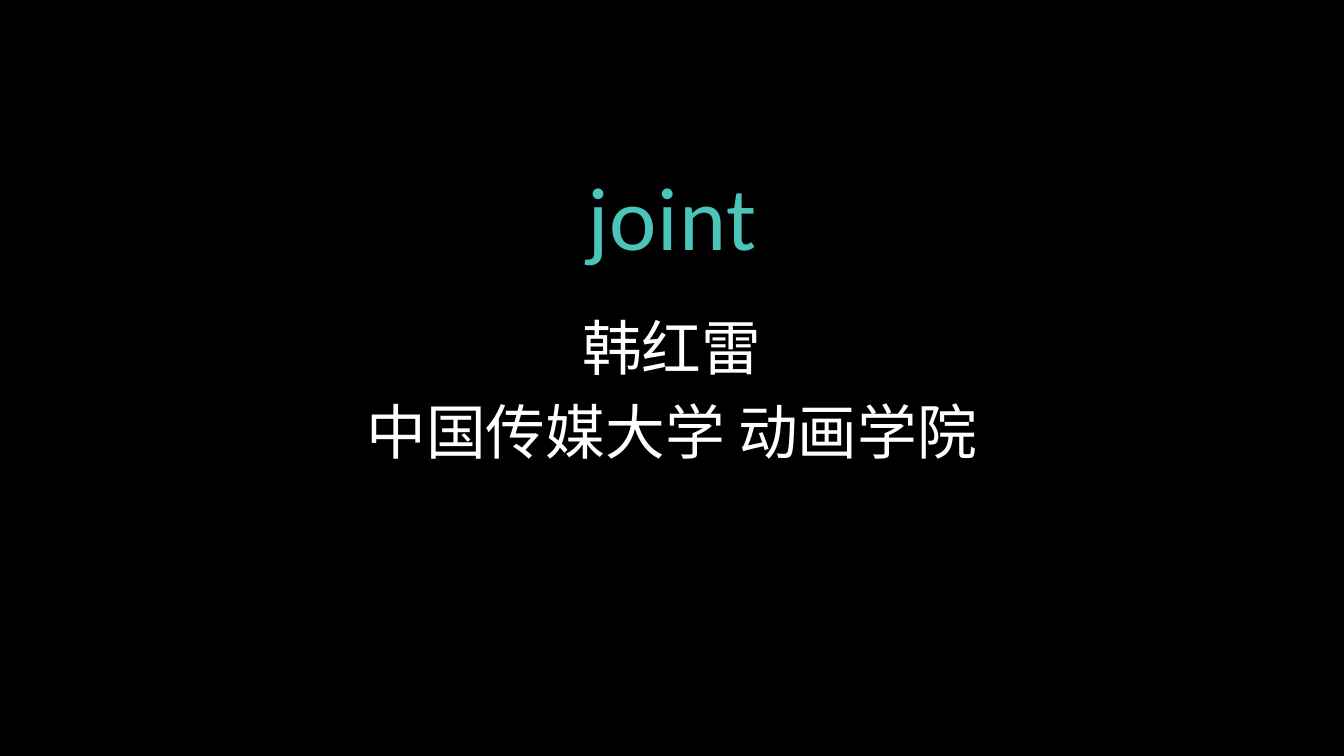
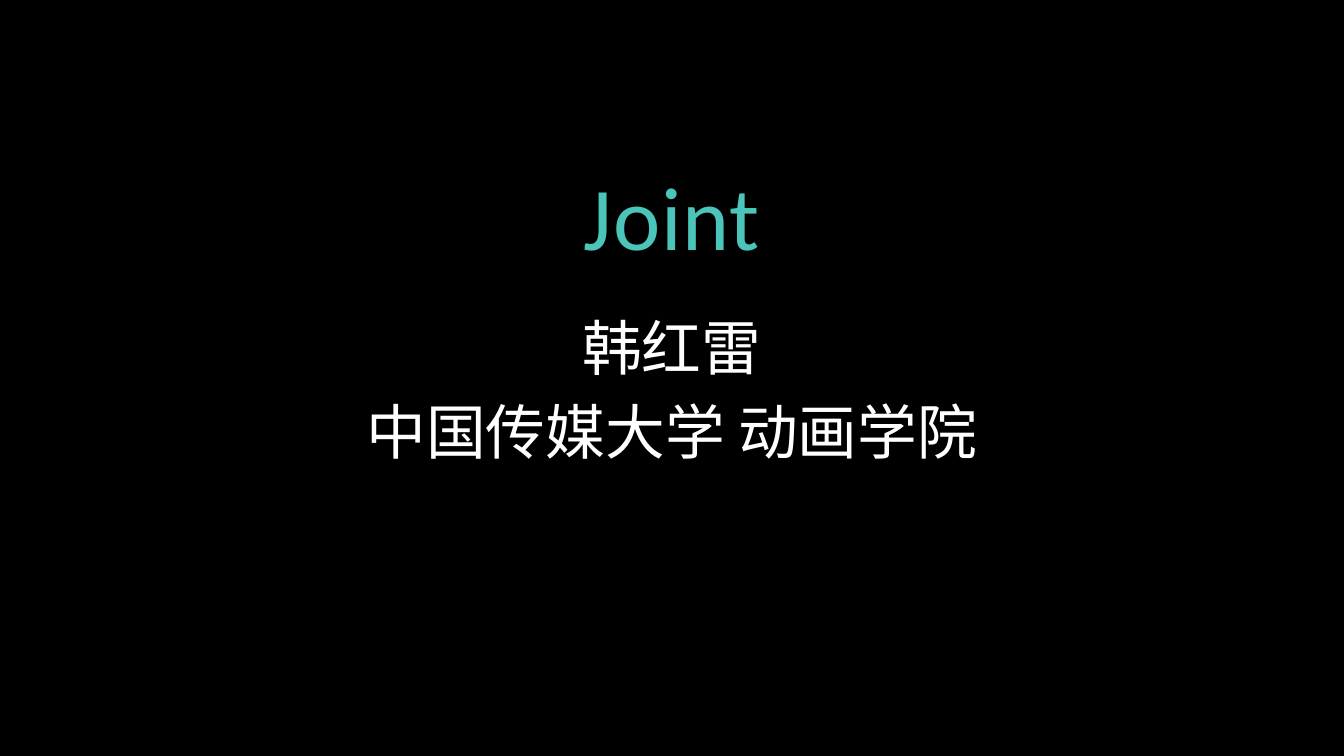
Before and after one commit to hanhonglei/Course_GamePhysics, a slide deck: slide 1 of Slides/5 关节模拟/6 Joint1.pptx. Drawn at 1344x756 pixels with LibreOffice and Linux fonts; fonts in the diff are those of the drawing; background and template pictures are left out. Boxes give left, top, right and bottom in pixels: in the first picture for what was removed or moved away, otherwise in the second. Text is boxed around its words. In the diff, an @@ line names an element or a change of style, - is before the commit and + after.

```diff
--- a/Slides/5 关节模拟/6 Joint1.pptx
+++ b/Slides/5 关节模拟/6 Joint1.pptx
@@ title at (584, 188, 760, 251): text changed @@
-joint
+Joint
```
Also in this commit, not shown: 15 other files.
